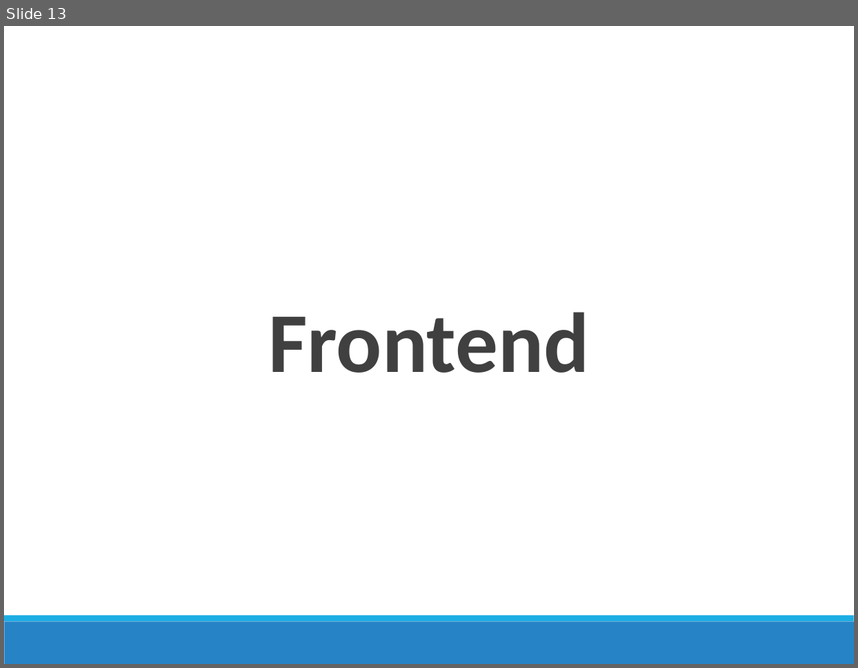
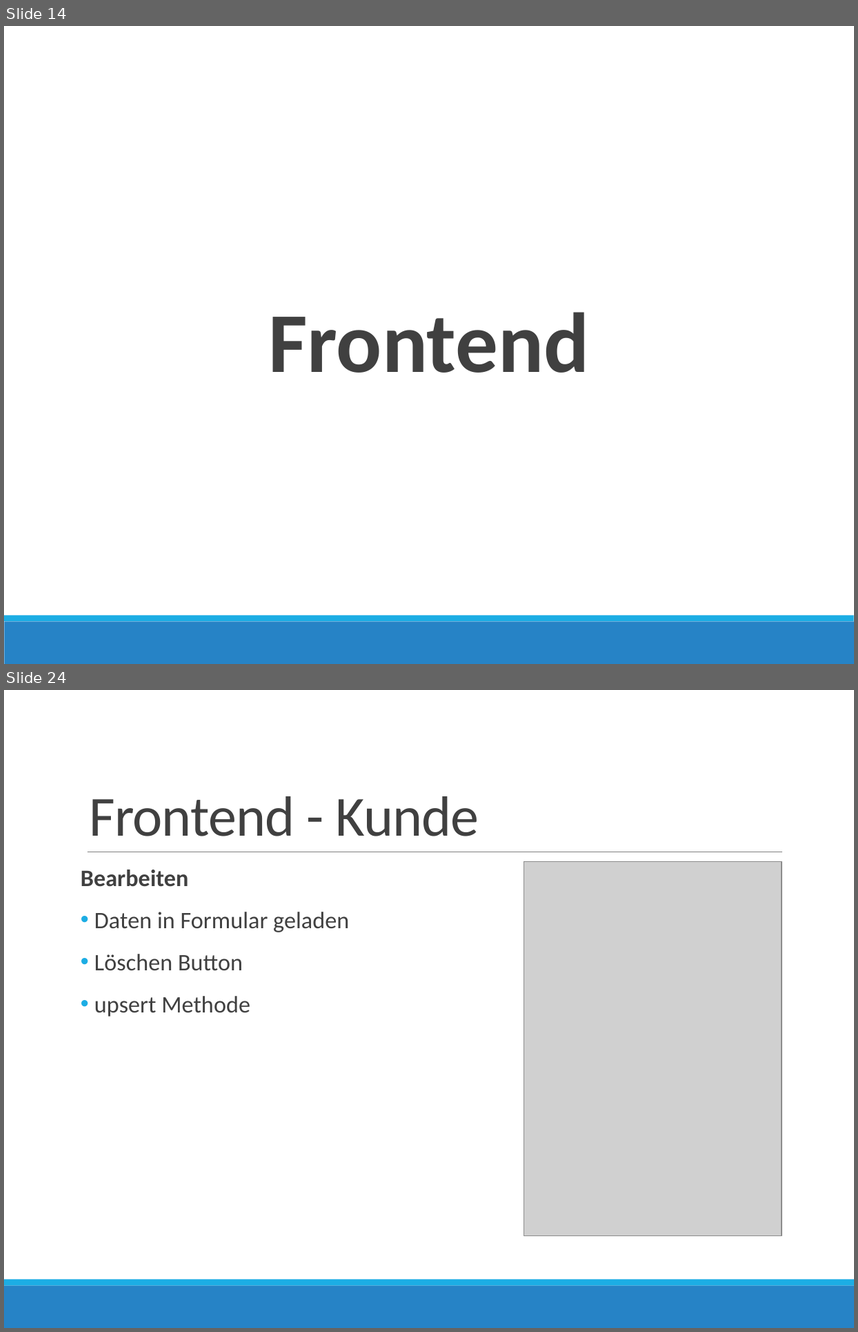
Before and after one commit to handball10/eva-ss2016, a slide deck: presentation/eva.pptx. Shown one above the other, each under a label of ours: slide 13 before the commit, slides 14 and 24 after it; the slides between them are not shown. The pictures are 858x668 and 858x1332 pixels, drawn with LibreOffice and Linux fonts; fonts in the diff are those of the drawing; grey boxes stand for pictures. Boxes give left, top, right and bottom in pixels: in the first picture for what was removed or moved away, otherwise in the second. Text is boxed around its words. In the diff, an @@ line names an element or a change of style, - is before the commit and + after.

Commit message:
update images, code, presentation

```diff
--- a/presentation/eva.pptx
+++ b/presentation/eva.pptx
@@ slide 24 added at (4,690,854,1328), background #FFFFFF; not listed: 2 template elements that a slide beside it also shows @@
@@ title added at (89,796,479,836), 48 pt, text #404040 @@
+Frontend - Kunde
@@ line added from (87, 851) to (782, 851), #808080 0.5 pt @@
@@ text added at (81,869,349,1016), 20 pt, text #404040 @@
+Bearbeiten
+• Daten in Formular geladen
+• Löschen Button
+• upsert Methode
@@ picture added at (524,862,782,1236) @@
@@ what was slide 13 is now slide 14 @@
```
Also in this commit, not shown: 2 slides changed, 25 other slides added, 37 other files.
